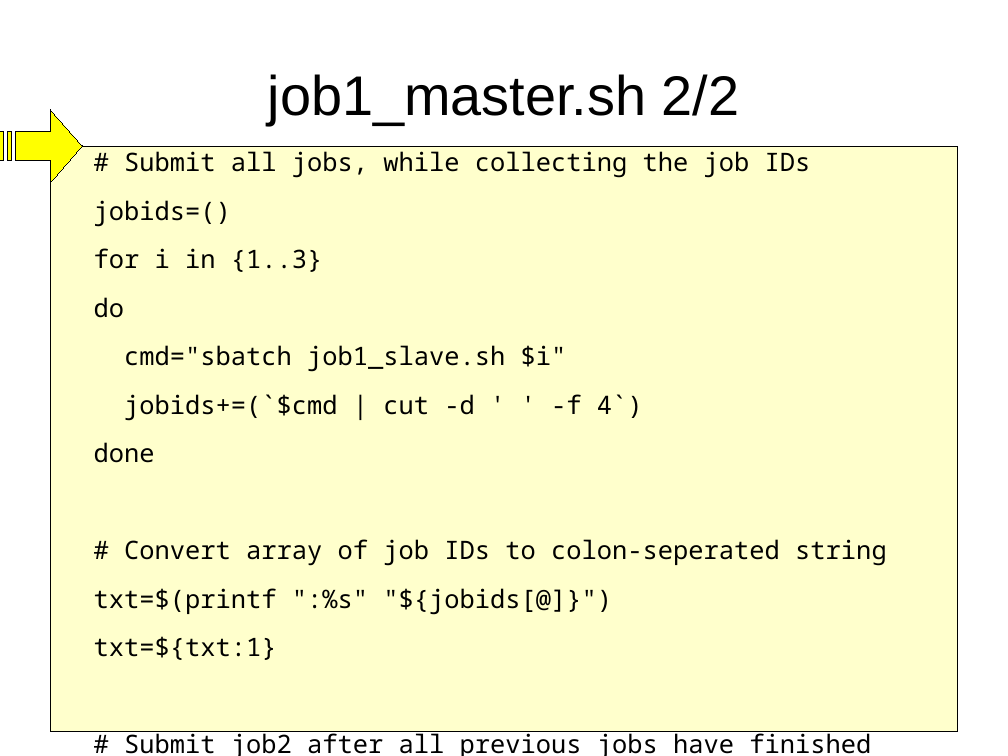
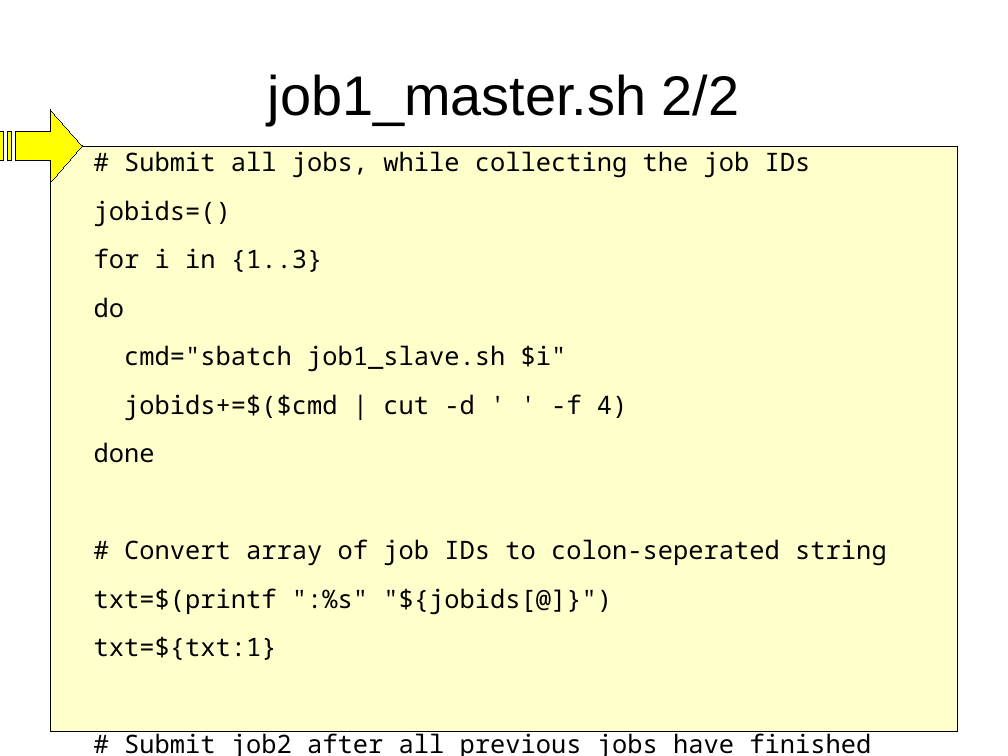
Before and after one commit to richelbilderbeek/peregrine, a slide deck: slide 19 of doc/job_dependencies.odp. Drawn at 1008x756 pixels with LibreOffice and Linux fonts; fonts in the diff are those of the drawing. Boxes give left, top, right and bottom in pixels: in the first picture for what was removed or moved away, otherwise in the second. Text is boxed around its words. In the diff, an @@ line names an element or a change of style, - is before the commit and + after.

```diff
--- a/doc/job_dependencies.odp
+++ b/doc/job_dependencies.odp
@@ text at (x1=124, y1=394, x2=628, y2=421): text changed @@
-jobids+=(`$cmd | cut -d ' ' -f 4`)
+jobids+=$($cmd | cut -d ' ' -f 4)
```
Also in this commit, not shown: 2 other slides changed, 1 other file.
